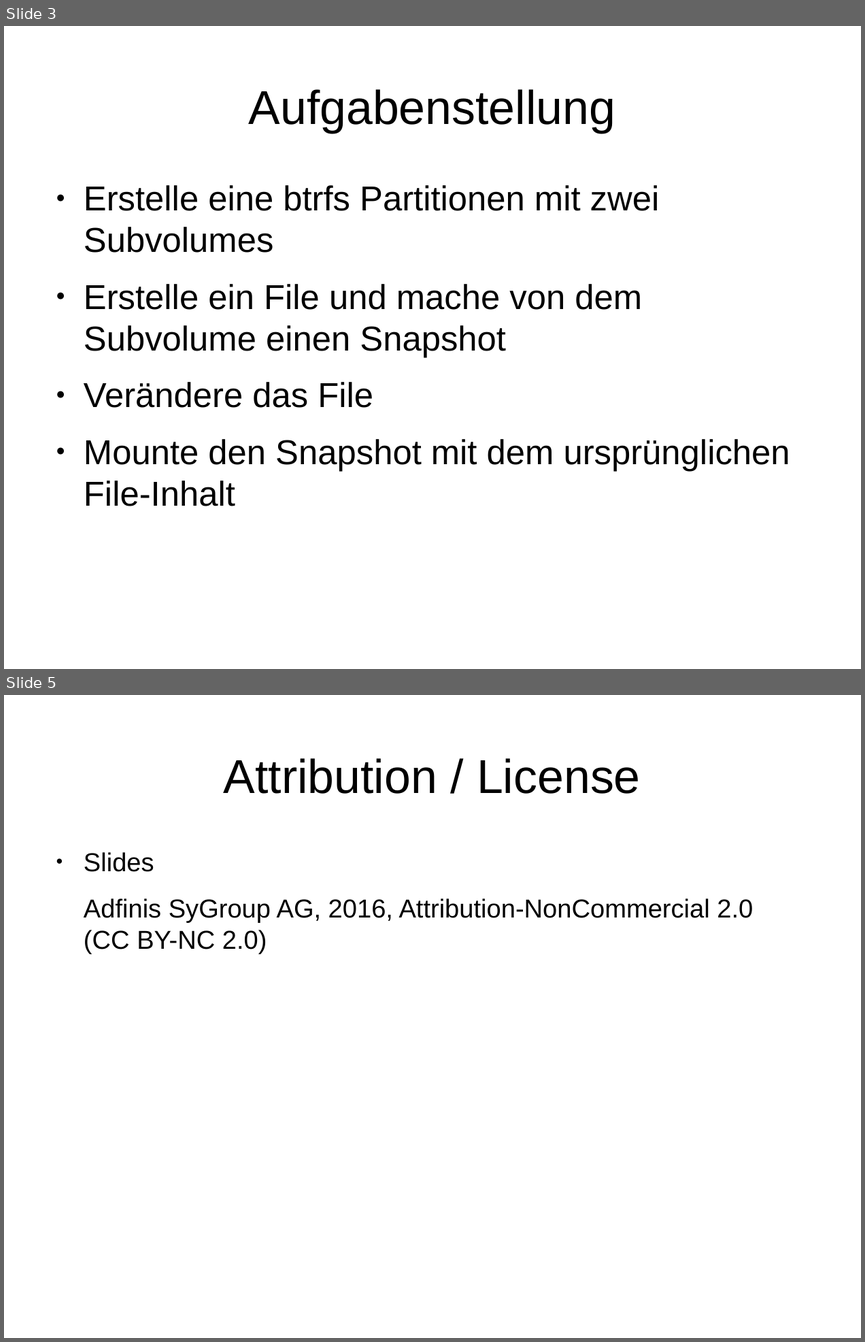
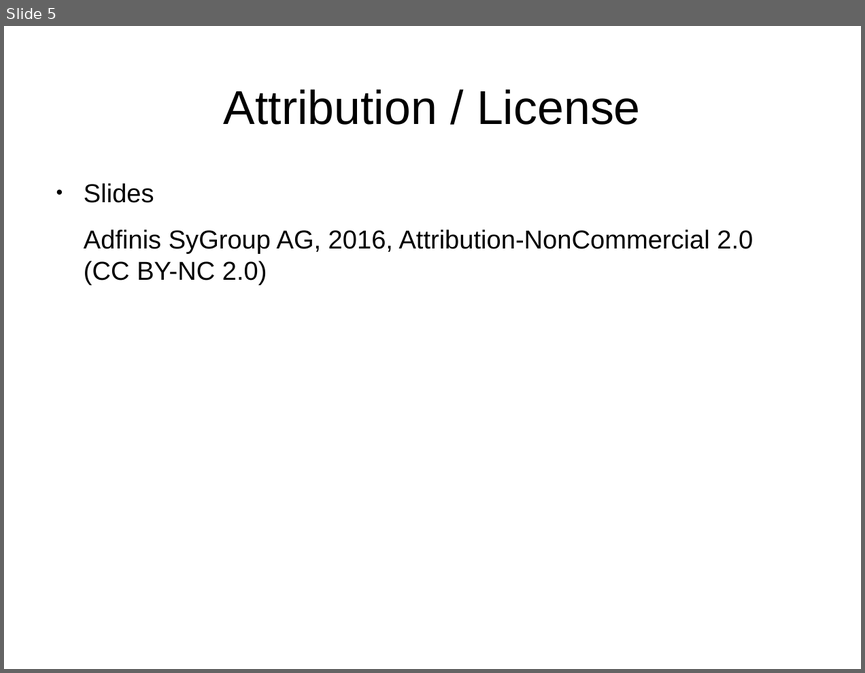
Before and after one commit to adfinis/adsy-trainings, a slide deck: SSA_SUSE-System-Administration/1004_grub2/modul_grub2_1004_03_handson.odp. Shown one above the other, each under a label of ours: slides 3 and 5 before the commit, slide 5 after it; the slides between them are not shown. The pictures are 865x1342 and 865x673 pixels, drawn with LibreOffice and Linux fonts; fonts in the diff are those of the drawing. Boxes give left, top, right and bottom in pixels: in the first picture for what was removed or moved away, otherwise in the second. Text is boxed around its words. In the diff, an @@ line names an element or a change of style, - is before the commit and + after.

```diff
--- a/SSA_SUSE-System-Administration/1004_grub2/modul_grub2_1004_03_handson.odp
+++ b/SSA_SUSE-System-Administration/1004_grub2/modul_grub2_1004_03_handson.odp
@@ slide 3 removed at (4, 26, 861, 669), background #FFFFFF @@
@@ title removed at (249, 89, 615, 133) @@
-Aufgabenstellung
@@ text removed at (84, 185, 790, 506) @@
-● Erstelle eine btrfs Partitionen mit zwei Subvolumes
-● Erstelle ein File und mache von dem Subvolume einen Snapshot
-● Verändere das File
-● Mounte den Snapshot mit dem ursprünglichen File-Inhalt
```
Also in this commit, not shown: 2 slides changed, 2 slides added, 1 other slide removed, 1 other file.
